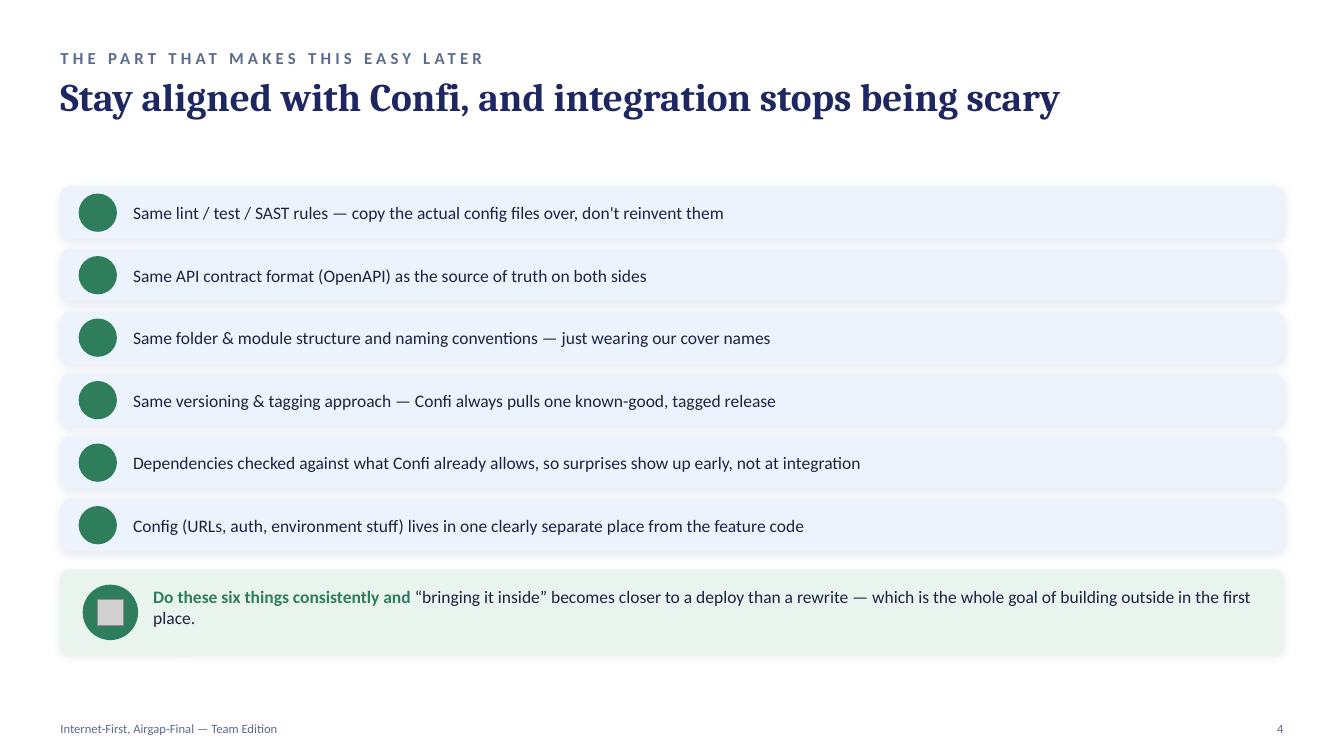
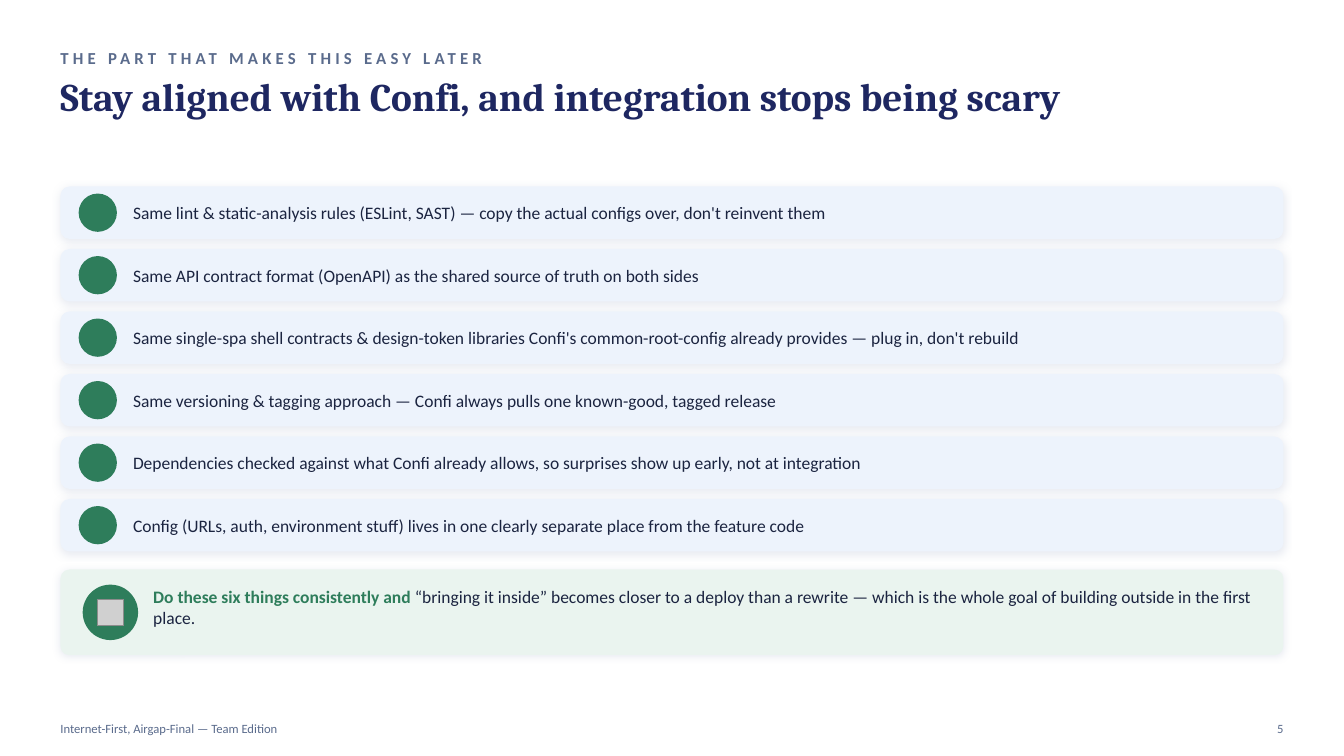
Before and after one commit to altiusx/code-desensitizer-for-airgap, a slide deck: slide 5 of docs/internet-first-team-edition.pptx (slide 4 before the commit). Drawn at 1344x756 pixels with LibreOffice and Linux fonts; fonts in the diff are those of the drawing; grey boxes stand for pictures; background and template pictures are left out. Boxes give left, top, right and bottom in pixels: in the first picture for what was removed or moved away, otherwise in the second. Text is boxed around its words. In the diff, an @@ line names an element or a change of style, - is before the commit and + after.

```diff
--- a/docs/internet-first-team-edition.pptx
+++ b/docs/internet-first-team-edition.pptx
@@ text at <box>133,206,826,222</box>: text changed @@
-Same lint / test / SAST rules — copy the actual config files over, don't reinvent them
+Same lint & static-analysis rules (ESLint, SAST) — copy the actual configs over, don't reinvent them
@@ text at <box>133,269,699,285</box>: text changed @@
-Same API contract format (OpenAPI) as the source of truth on both sides
+Same API contract format (OpenAPI) as the shared source of truth on both sides
@@ text at <box>133,332,1018,347</box>: text changed @@
-Same folder & module structure and naming conventions — just wearing our cover names
+Same single-spa shell contracts & design-token libraries Confi's common-root-config already provides — plug in, don't rebuild
@@ text at <box>1277,725,1283,733</box>: text changed @@
-4
+5
```
Also in this commit, not shown: 9 other slides changed, 3 slides added, 1 other file.
